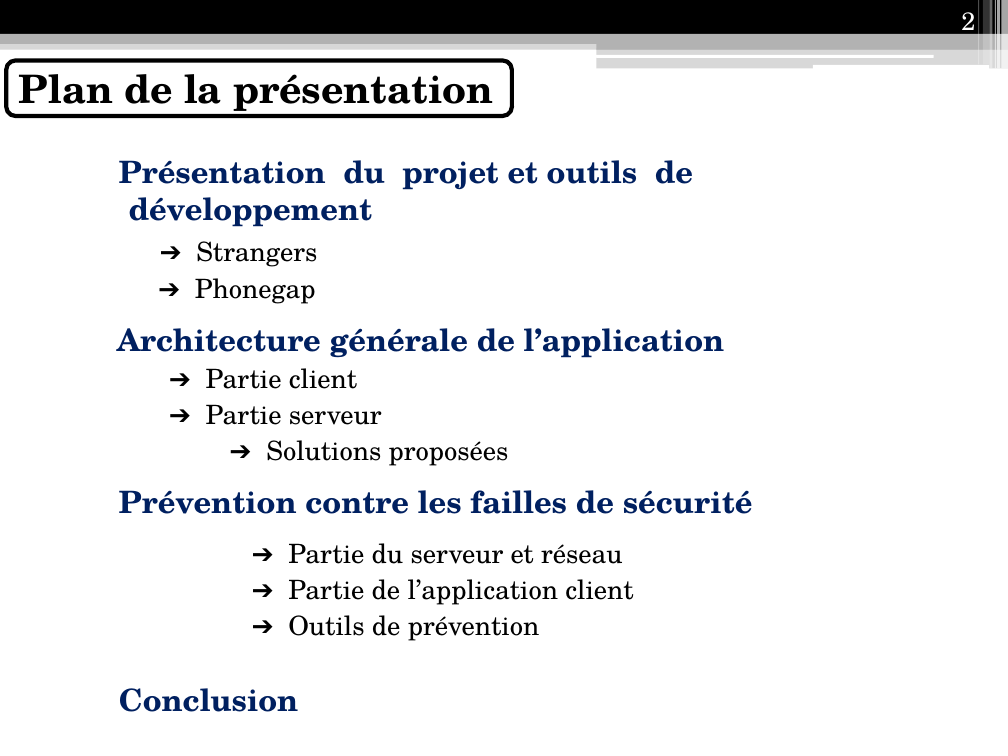
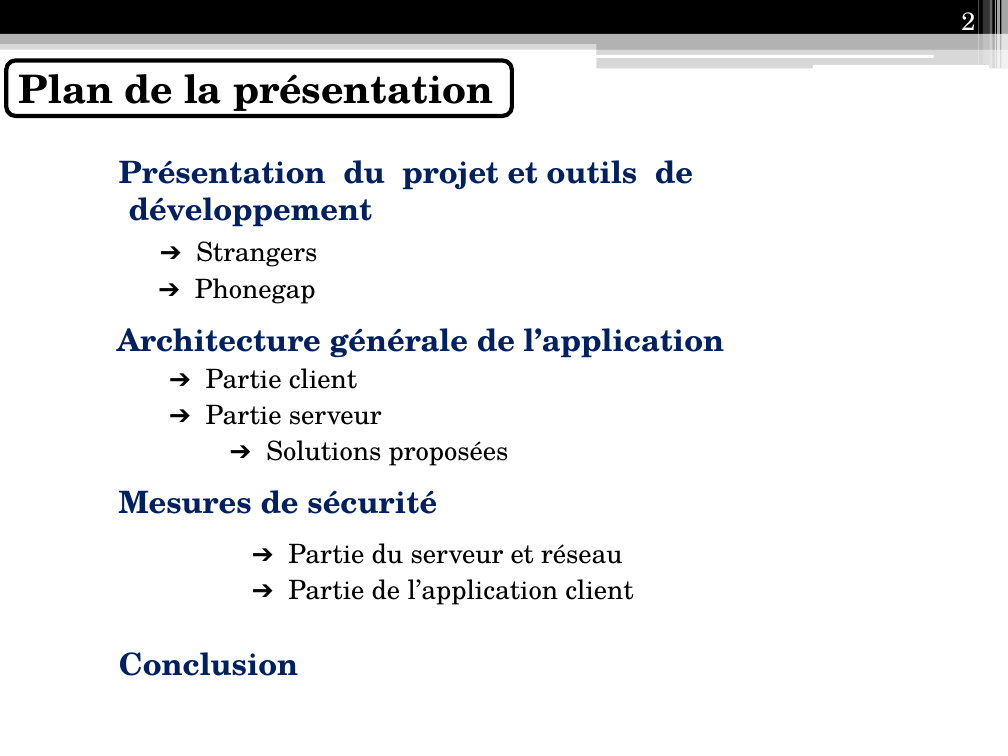
Before and after one commit to Anicky/Strangers-Phonegap, a slide deck: slide 2 of présentation/Présentation IF26.pptx. Drawn at 1008x756 pixels with LibreOffice and Linux fonts; fonts in the diff are those of the drawing. Boxes give left, top, right and bottom in pixels: in the first picture for what was removed or moved away, otherwise in the second. Text is boxed around its words. In the diff, an @@ line names an element or a change of style, - is before the commit and + after.

```diff
--- a/présentation/Présentation IF26.pptx
+++ b/présentation/Présentation IF26.pptx
@@ text at [119, 490, 437, 514]: text changed @@
-Prévention contre les failles de sécurité
+Mesures de sécurité
@@ text at [288, 615, 540, 641]: paragraph removed @@
-➔ Outils de prévention
```
Also in this commit, not shown: 6 other slides changed.
